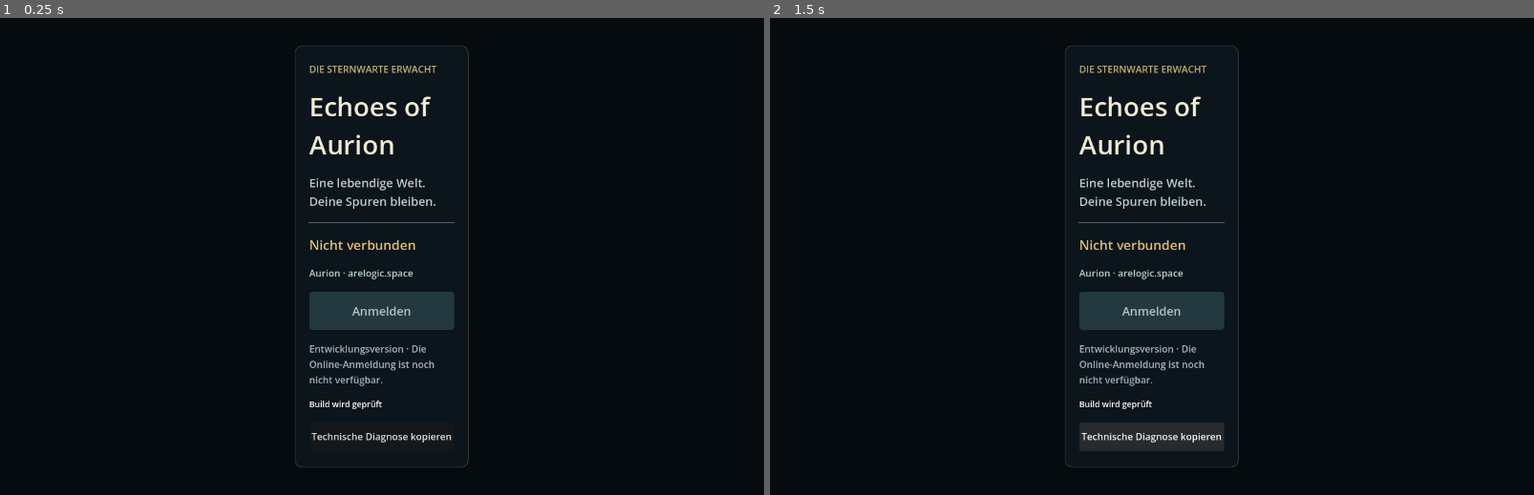
Above: before the commit, frames 1-2 (left to right).
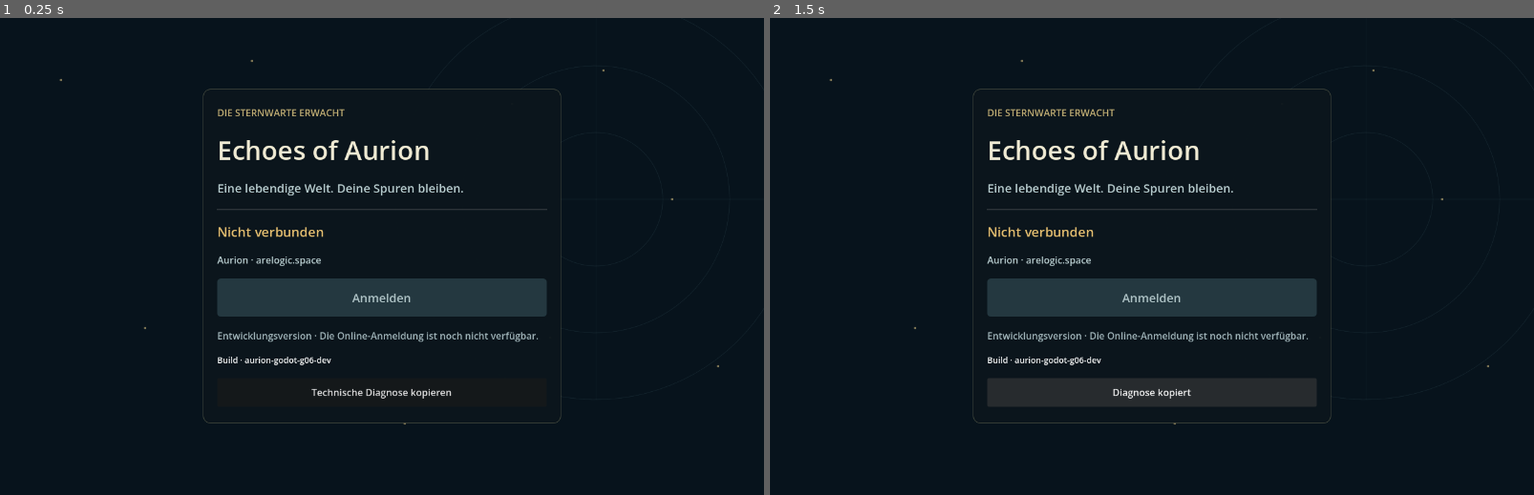
Above: after the commit, the same moments.

Repository: OuroborosCollective/Echoes_of_Aurion
Game: Godot game, scene res://app/main.tscn
Same seed, same stepped clock (60 frames per second), same inputs: the game is played once before the commit and once after it.
Inputs:
- Up to frame 1 (0.25 s): no input
- Up to frame 2 (1.5 s): click "Technische Diagnose kopieren" at 0.5 s; click "Technische Diagnose kopieren" (after the commit: "Diagnose kopiert") at 1.25 s

The runs differ from the first frame. In frame 1, 7.2% of the frame differs, in the area x 7-100%, y 0-95%; in frame 2, 10%.
Error before the commit: Parse Error: Unexpected identifier "Warning" in class body. (res://app/main.gd:1)

Commit message:
fix(godot): preserve complete native scene during inspector integration

Diff:
--- a/godot-client/app/main.gd
+++ b/godot-client/app/main.gd
@@ -1,6 +1,3 @@
-Warning: truncated output (original token count: 17399)
-Total output lines: 1593
-
 extends Control
 
 const RuntimeConfig = preload("res://config/runtime_config.gd")
@@ -815,7 +812,38 @@
 
 func _refresh_target_hud() -> void:
 	if not _is_visible_confirmed_entity(_selected_target_id):
-		_selected_…399 tokens truncated…nd_if_due(now_ms, axes, _zone_socket, true)
+		_selected_target_id = ""
+	target_label.text = "Ziel: keines" if _selected_target_id.is_empty() else "Aurion bestätigt · " + _selected_target_id
+	var mob: Dictionary = _entities.record("mobs", _selected_target_id)
+	world_action.disabled = not _world_input_permitted() or mob.is_empty() or mob.get("state", "dead") == "dead"
+	if mobile_hud.visible:
+		mobile_hud.render_projection(_confirmed_zone, _entities, _selected_target_id, _world_is_stale, not world_action.disabled, combat_notice.text if combat_notice.visible else "")
+
+func _on_world_action_pressed() -> void:
+	# Only the existing v5 send_attack typed command; Aurion decides all
+	# reachability, damage, cooldown, and final action outcome.
+	if not _world_input_permitted():
+		return
+	_refresh_target_hud()
+	if world_action.disabled or _selected_target_id.is_empty():
+		return
+	_zone_socket.send_attack(_selected_target_id)
+
+## G20: InputMap and the pinned native Godot joystick are presentation inputs.
+## Only a verified v5 session may send digital intents, max once per 100 ms.
+## No client-side motion, velocity, coordinates or gameplay simulation.
+func _poll_move_intent(now_ms: int) -> void:
+	if _zone_socket == null:
+		return
+	var connected: bool = _zone_socket.state_name() == "connected"
+	var permitted: bool = _world_input_permitted()
+	if not permitted:
+		_movement.cancel(_zone_socket, connected)
+		return
+	var axes: Vector2 = Input.get_vector("move_left", "move_right", "move_forward", "move_backward", 0.2)
+	if mobile_joystick.visible and bool(mobile_joystick.get("is_pressed")):
+		axes = mobile_joystick.get("output")
+	_movement.send_if_due(now_ms, axes, _zone_socket, true)
 
 func _cancel_move_intent() -> void:
 	if mobile_joystick != null:
